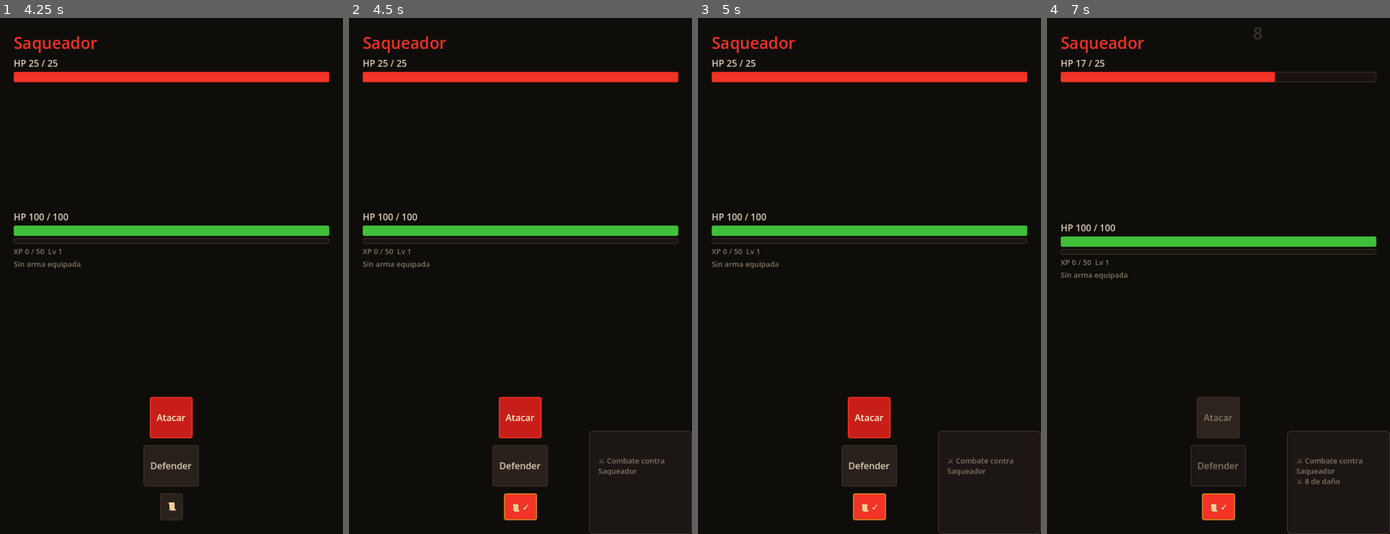
Above: before the commit, frames 1-4 (left to right).
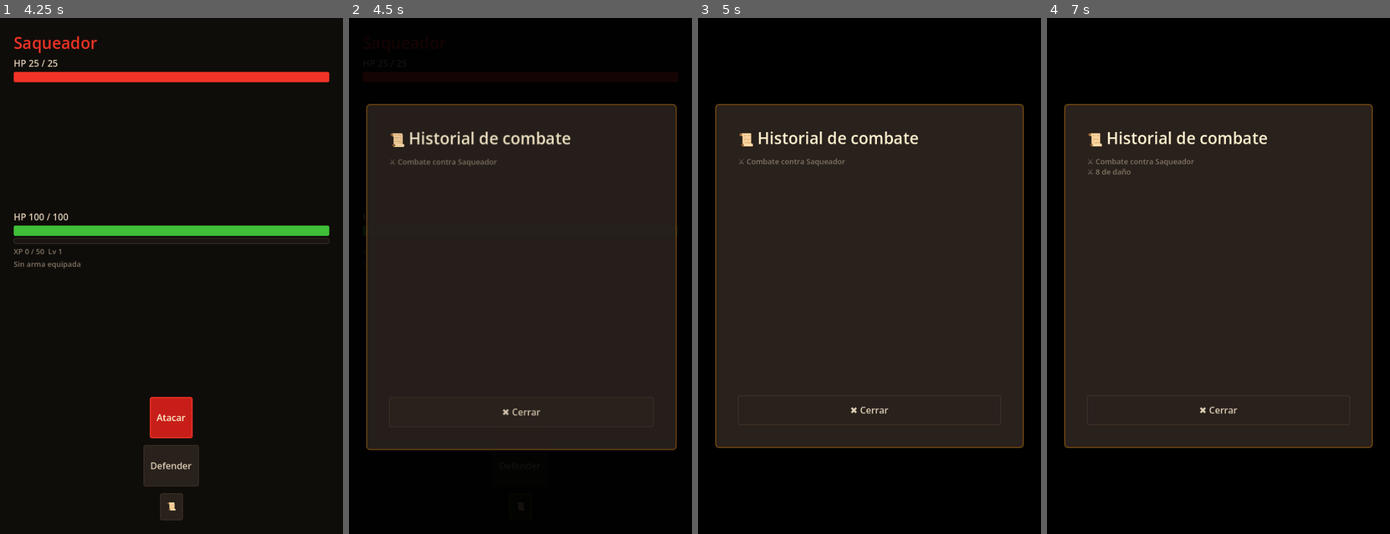
Above: after the commit, the same moments.

Repository: MirandaFrancoCBA/apocalypsheep
Game: Godot game, scene res://scenes/main_menu.tscn
Same seed, same stepped clock (60 frames per second), same inputs: the game is played once before the commit and once after it. Sound files missing from this copy of the repository are replaced by a short silence.
Inputs (mouse positions are in pixels of both pictures, inside the frame that each line leads up to):
- Up to frame 1 (4.25 s): tap Enter at 0.5 s; move the mouse to (246, 250) at 0.52 s; click (246, 250) at 0.67 s; click "Eliminar" at 1.25 s; click "Equipar" at 2 s; click "<- Volver" at 2.75 s; click "Ciudad destruida Lv 1–3" at 3.5 s
- Up to frame 2 (4.5 s): click "📜" at 4.25 s
- Up to frame 3 (5 s): no input
- Up to frame 4 (7 s): click "📜 ✓" (after the commit: "📜") at 5 s; click "Atacar" at 5.75 s; click "📜" at 6.5 s

Frame 1 is identical in both runs. In frame 2, 18% of the frame differs, in the area x 3-100%, y 3-100%; in frame 3, 67%; in frame 4, 66%.

Commit message:
Feat: new log

Diff:
--- /dev/null
+++ b/scenes/ui/combat_history_popup.tscn
@@ -0,0 +1,61 @@
+[gd_scene format=3 uid="uid://cmyj6tivadn2w"]
+
+[ext_resource type="Script" uid="uid://cgislibfyxkfd" path="res://scripts/ui/combat_history_popup.gd" id="1_jt3rv"]
+
+[node name="CombatHistoryPopup" type="Control" unique_id=1925496911]
+layout_mode = 3
+anchors_preset = 15
+anchor_right = 1.0
+anchor_bottom = 1.0
+grow_horizontal = 2
+grow_vertical = 2
+script = ExtResource("1_jt3rv")
+
+[node name="BgDim" type="ColorRect" parent="." unique_id=1829597861]
+layout_mode = 1
+anchors_preset = 15
+anchor_right = 1.0
+anchor_bottom = 1.0
+grow_horizontal = 2
+grow_vertical = 2
+color = Color(0, 0, 0, 1)
+
+[node name="Panel" type="PanelContainer" parent="." unique_id=1699134631]
+layout_mode = 1
+anchors_preset = 8
+anchor_left = 0.5
+anchor_top = 0.5
+anchor_right = 0.5
+anchor_bottom = 0.5
+offset_left = -20.0
+offset_top = -20.0
+offset_right = 20.0
+offset_bottom = 20.0
+grow_horizontal = 2
+grow_vertical = 2
+
+[node name="Margin" type="MarginContainer" parent="Panel" unique_id=778517371]
+layout_mode = 2
+theme_override_constants/margin_left = 24
+theme_override_constants/margin_top = 24
+theme_override_constants/margin_right = 24
+theme_override_constants/margin_bottom = 24
+
+[node name="VBox" type="VBoxContainer" parent="Panel/Margin" unique_id=2140599498]
+layout_mode = 2
+theme_override_constants/separation = 12
+
+[node name="LabelHeader" type="Label" parent="Panel/Margin/VBox" unique_id=1908760452]
+layout_mode = 2
+
+[node name="ScrollContainer" type="ScrollContainer" parent="Panel/Margin/VBox" unique_id=1926694873]
+layout_mode = 2
+size_flags_vertical = 3
+
+[node name="LabelLog" type="RichTextLabel" parent="Panel/Margin/VBox/ScrollContainer" unique_id=1875803857]
+layout_mode = 2
+size_flags_horizontal = 3
+size_flags_vertical = 3
+
+[node name="ButtonClose" type="Button" parent="Panel/Margin/VBox" unique_id=1437841530]
+layout_mode = 2
--- a/scripts/ui/combat_screen.gd
+++ b/scripts/ui/combat_screen.gd
@@ -30,14 +30,13 @@
 @export var xp_bar:                   ProgressBar
 @export var label_xp:                 Label
 @export var label_saving:             Label
-
-@onready var combat_history_panel = $"CombatHistoryPanel"
 @onready var history_button       = $MarginContainer/VBoxContainer/HistoryButton
 
 const LevelUpPopup          = preload("res://scenes/level_up_popup.tscn")
 const DamageNumberScene     = preload("res://scenes/ui/damage_number.tscn")
 const CombatResultPopupScene= preload("res://scenes/ui/combat_result_popup.tscn")
 const GameOverPopupScene    = preload("res://scenes/ui/game_over_popup.tscn")
+const CombatHistoryPopupScene = preload("res://scenes/ui/combat_history_popup.tscn")
 
 # ─────────────────────────────────────────
 # CONFIG
@@ -60,9 +59,6 @@
 # ─────────────────────────────────────────
 func _ready() -> void:
 	_validate_nodes()
-	combat_history_panel.visible      = false
-	combat_history_panel.mouse_filter = Control.MOUSE_FILTER_IGNORE
-
 	if GameManager.is_player_dead():
 		SceneManager.go_to_main_menu()
 		return
@@ -112,9 +108,6 @@
 	# Historial — botón con indicador de estado
 	ThemeManager.apply_button_secondary(history_button)
 	history_button.custom_minimum_size = Vector2(0, 44)
-
-	if combat_history_panel is PanelContainer:
-		ThemeManager.apply_panel_dark(combat_history_panel)
 
 	label_result.add_theme_color_override("default_color",   ThemeManager.C_TEXT_DIM)
 	label_result.add_theme_font_size_override("normal_font_size", ThemeManager.FONT_SMALL)
@@ -574,21 +567,12 @@
 # HISTORIAL — US-UI-013 con estado visual del botón
 # ─────────────────────────────────────────
 func _on_history_button_pressed() -> void:
-	AudioManager.play_sfx("click")   # ← US-AUDIO-009
-	var is_open = !combat_history_panel.visible
-	combat_history_panel.visible = is_open
-	combat_history_panel.mouse_filter = \
-		Control.MOUSE_FILTER_STOP if is_open else Control.MOUSE_FILTER_IGNORE
-
-	# Feedback visual del estado — botón muestra si está abierto
-	history_button.text = "📜 ✓" if is_open else "📜"
-	if is_open:
-		ThemeManager.apply_button_primary(history_button)
-	else:
-		ThemeManager.apply_button_secondary(history_button)
-
-	if not is_open:
-		combat_history_panel.release_focus()
+	AudioManager.play_sfx("click")
+	var popup = CombatHistoryPopupScene.instantiate()
+	add_child(popup)
+	popup.top_level = true
+	popup.z_index   = 500
+	popup.set_log(label_result.text)
 
 # ─────────────────────────────────────────
 # GENERACIÓN
Not shown, added: scripts/ui/combat_history_popup.gd.uid
